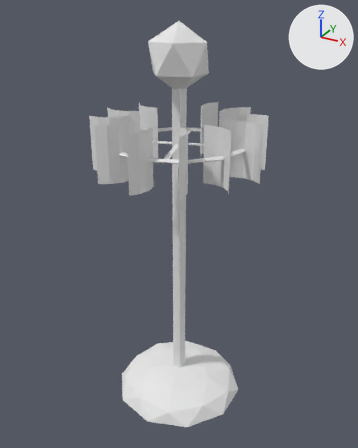
Before and after pictures for a commit that changed the Blender file assets/turbine.blend.
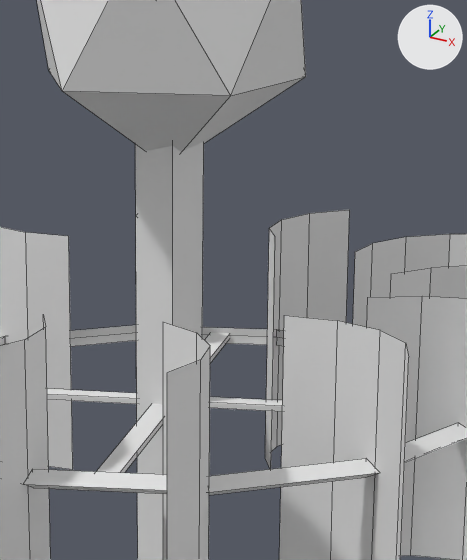
There are two pictures of each version: one whole from a 50 mm camera at (3.18, -5.79, 5.79) aimed at (-0.01, 0.03, 2.89), one close up on the part from 40% to 68% of the width and 13% to 40% of the height. Lighting does not change. The marker at upper right points along +X, +Y and +Z. The close-ups show mesh edges as thin lines.

In view in the first close-up: 'Stator'.
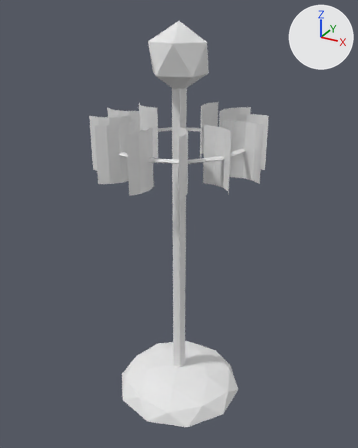
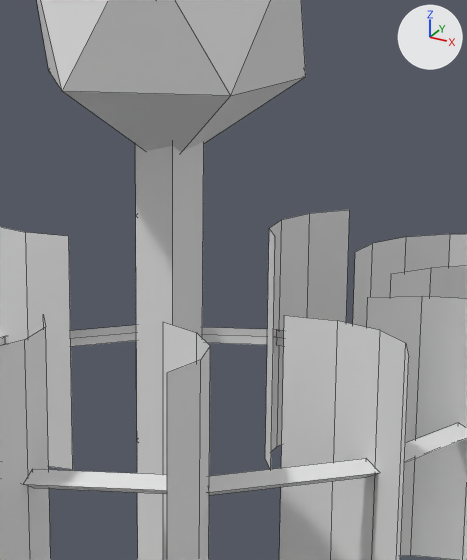
Pixel boxes [x1, y1, x2, y2] of what changed, in the close-ups (467 x 560 px):
part 1 of me_icosphere, deleted: before [96, 333, 230, 473]
part 2 of me_icosphere, deleted: before [47, 389, 283, 412]

What the commit changed:
me_icosphere has 242 vertices, 179 faces and spans x -1.19..1.19, y -1.19..1.19, z 0.0..5.63.
me_icosphere is used by ob_stator; location (0.0, 0.0, 0.0).
Verts and faces of me_icosphere; kept vertices keep their numbers, new ones are numbered from 242.
Before the commit, vertices of me_icosphere: 48 (-0.29, 0.83, 4.1), 49 (-0.29, 0.83, 4.08), 50 (-0.23, 0.85, 4.1), 51 (-0.23, 0.85, 4.08), 52 (0.23, -0.85, 4.1).
Before the commit, vertices of me_icosphere: 53 (0.23, -0.85, 4.08), 54 (0.29, -0.83, 4.1), 55 (0.29, -0.83, 4.08).
Before the commit, vertices of me_icosphere: 56 (0.83, 0.29, 4.1), 57 (0.83, 0.29, 4.08), 58 (0.85, 0.23, 4.1), 59 (0.85, 0.23, 4.08), 60 (-0.85, -0.23, 4.1).
Before the commit, vertices of me_icosphere: 61 (-0.85, -0.23, 4.08), 62 (-0.83, -0.29, 4.1), 63 (-0.83, -0.29, 4.08).
Part 1, on me_icosphere:
Vertices deleted: 52 to 55 (with the faces that use them).
Part 2, on me_icosphere:
Vertices deleted: 56 to 59 (with the faces that use them).
